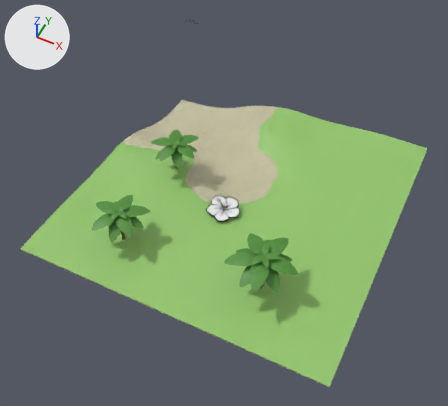
An edit to the Blender file blender/cards/3776a.blend, drawn before and after from the same camera.
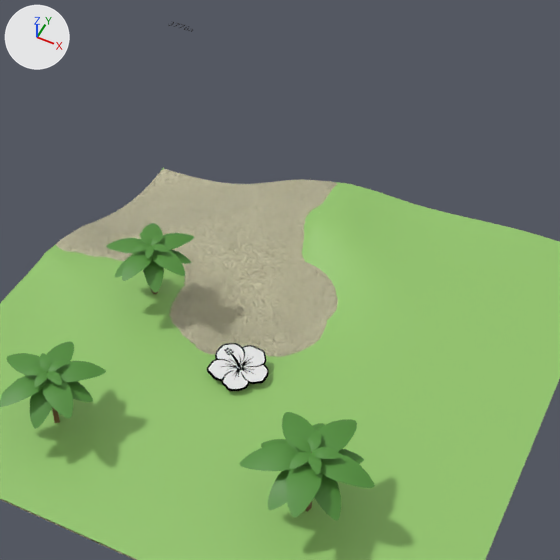
There are two pictures of each version: one whole from a 50 mm camera at (12.7, -27.8, 34.3) aimed at (-0.4, -1.6, 1.6), one close up on the part from 21% to 89% of the width and 2% to 78% of the height. The lights are fixed; the arrows at upper left show +X, +Y and +Z. Text is drawn in Blender's own font.

In view in the first close-up: 'Grass', 'Palm Tree 5', 'Palm Tree 5.001', 'Palm Tree 5.002', 'Sand', 'hibiscus.svg'.
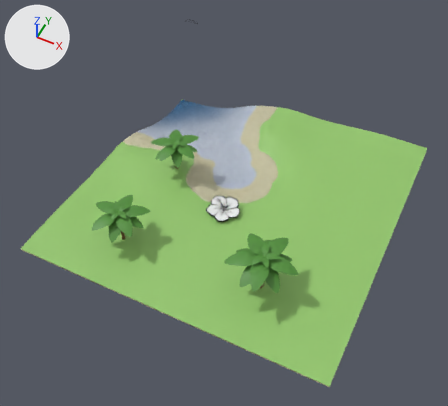
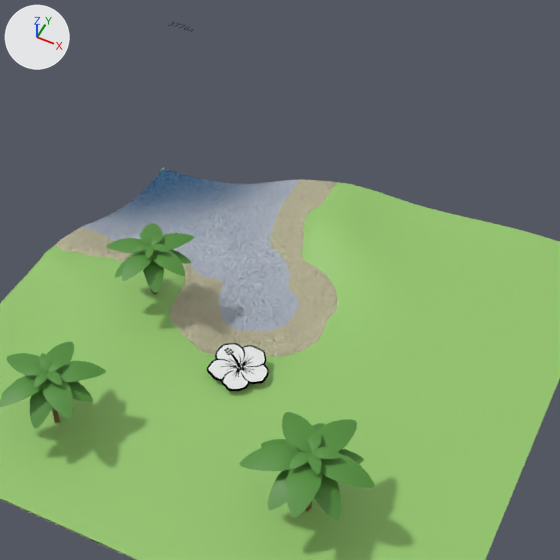
Boxes (x1, y1, x2, y2) around the edits, measured in the close-ups (560 x 560 px):
'Sand', recoloured: (80, 169, 301, 334) in both

The change, as a list of edits to the scene's bpy script:
```text
Add mat_terrain_material:
    mat_terrain_material = bpy.data.materials.new('Terrain Material')
    # nodes: BsdfPrincipled, Bump, MapRange, Mapping, OutputMaterial, SeparateXYZ, TexCoord, TexNoise, ValToRGB
    # colours: blue #306895, white #dde6f3, beige #e7e2be
Change me_plane_001:
    where me_plane_001.from_pydata(...)  # 4489 vertices, 4356 faces; spans x -11.0..11.0, y -11.0..11.0, z -2.0..1.0
    remove me_plane_001.materials.append(mat_sand_material)
    add me_plane_001.materials.append(mat_terrain_material)
```
